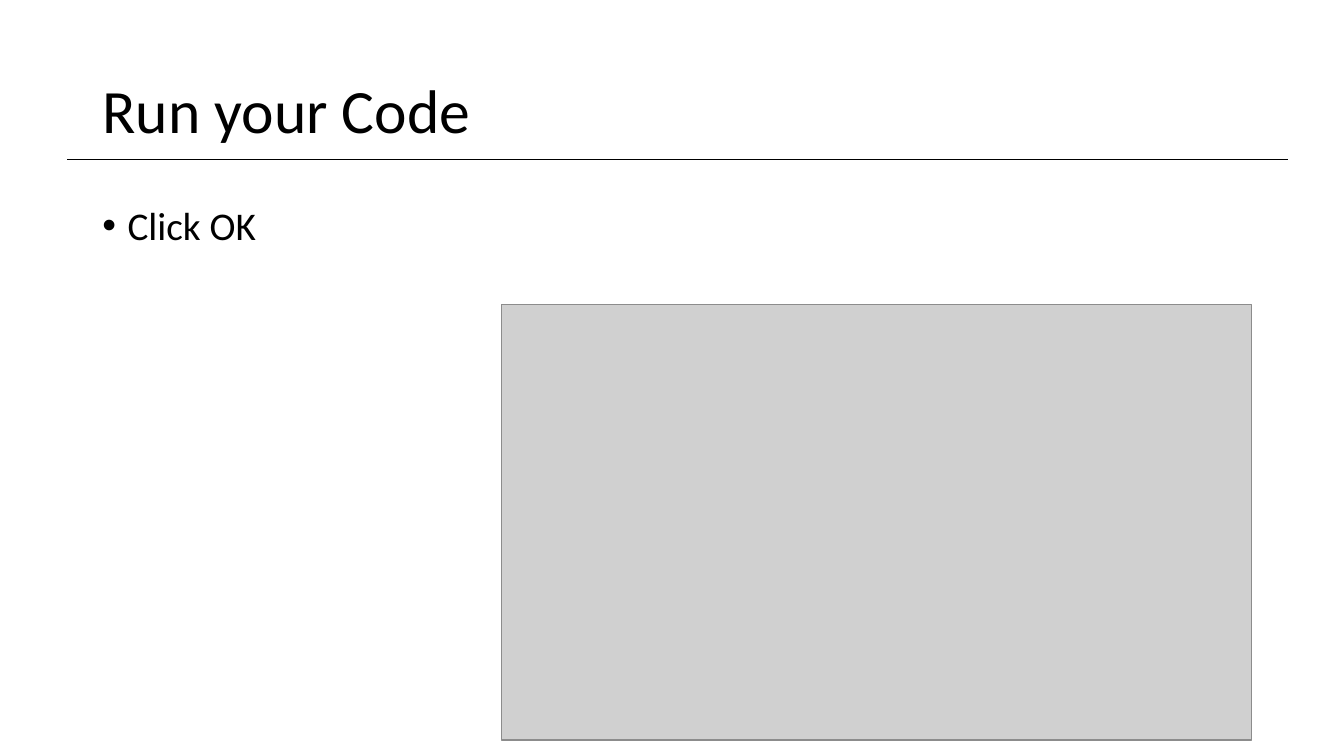
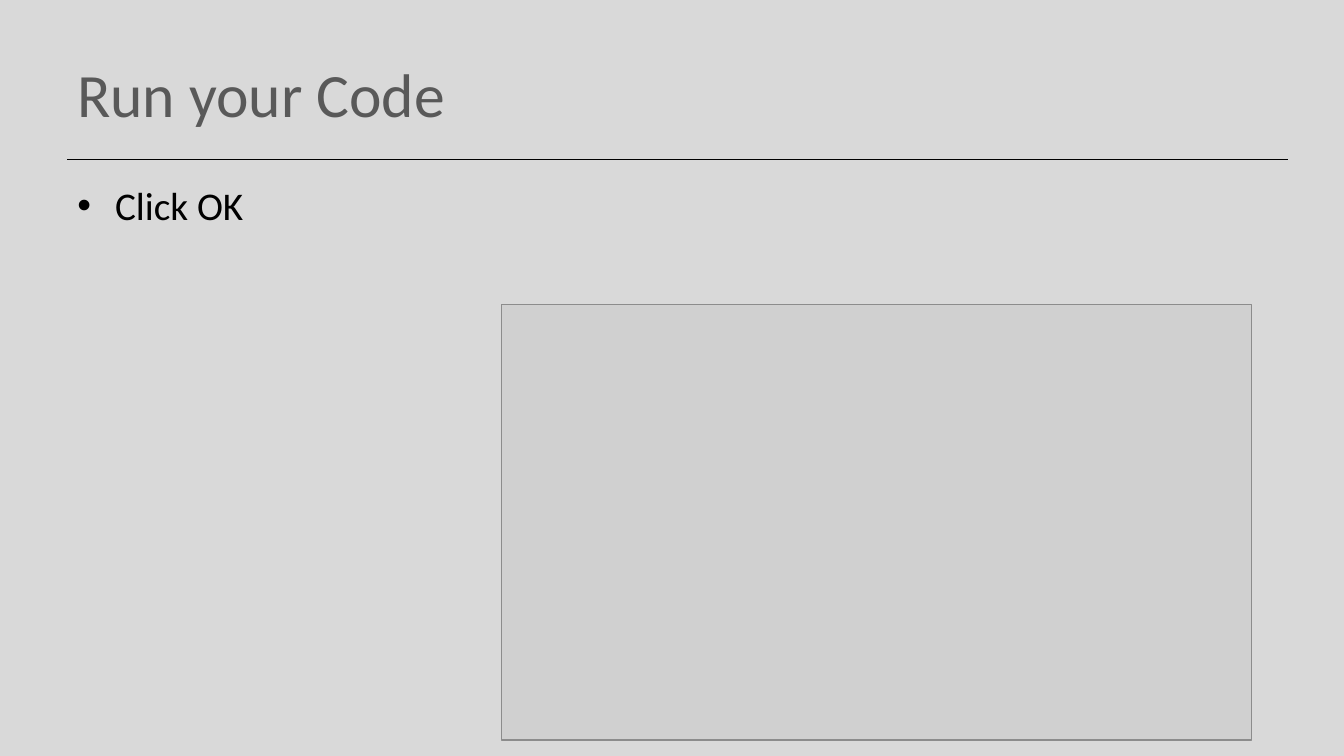
Before and after one commit to Programming-Fundamentals-SETU/prog-fund-1-sept-25, a slide deck: slide 16 of topic01-objects-and-classes/unit-1/talk-1-bluej/getting-started-bluej.pptx. Drawn at 1344x756 pixels with LibreOffice and Linux fonts; fonts in the diff are those of the drawing; grey boxes stand for pictures. Boxes give left, top, right and bottom in pixels: in the first picture for what was removed or moved away, otherwise in the second. Text is boxed around its words. In the diff, an @@ line names an element or a change of style, - is before the commit and + after.

```diff
--- a/topic01-objects-and-classes/unit-1/talk-1-bluej/getting-started-bluej.pptx
+++ b/topic01-objects-and-classes/unit-1/talk-1-bluej/getting-started-bluej.pptx
@@ background #FFFFFF to #D9D9D9 @@
@@ title "Run your Code": place and size @@
-title "Run your Code" at bbox=[102, 90, 470, 143]
+title "Run your Code" at bbox=[77, 74, 445, 127]
@@ title "Run your Code" at bbox=[77, 74, 445, 127]: text colour #000000 to #595959; line spacing 0.9 to 1 @@
@@ text "Click OK": place and size @@
-text "Click OK" at bbox=[128, 212, 256, 241]
+text "Click OK" at bbox=[115, 192, 243, 221]
@@ text "Click OK" at bbox=[115, 192, 243, 221]: indent changed; line spacing 0.9 to 1; less space between paragraphs @@
```
Also in this commit, not shown: 17 other slides changed, 13 other files.
